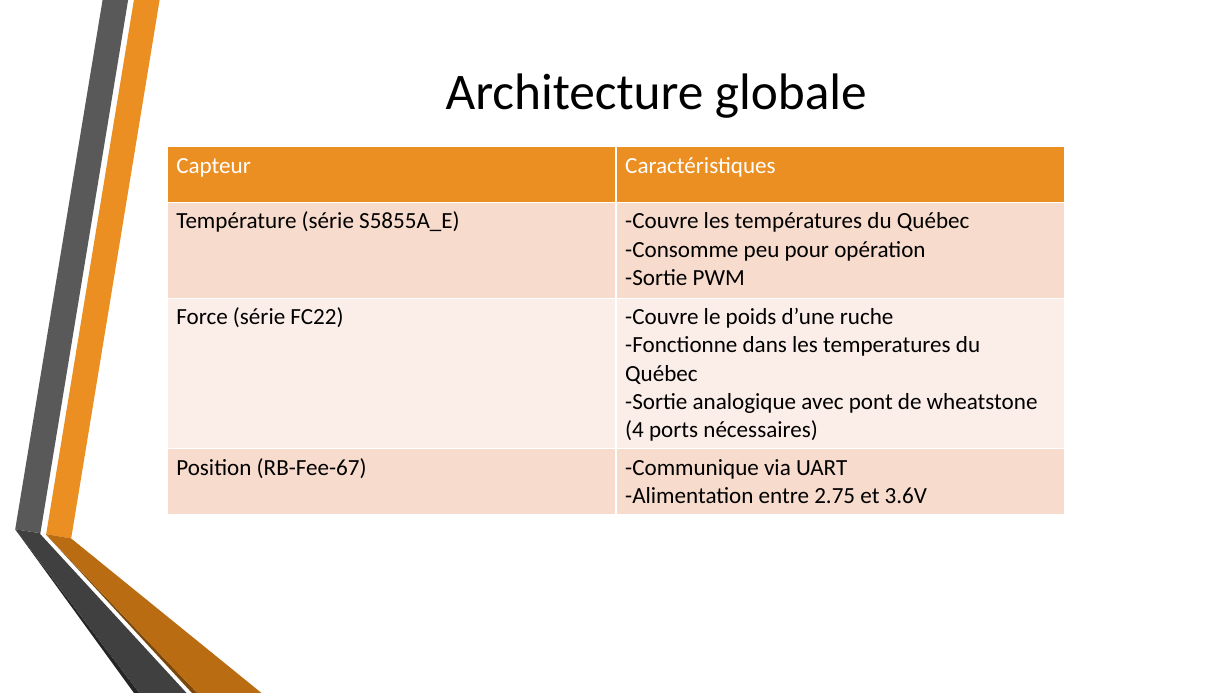
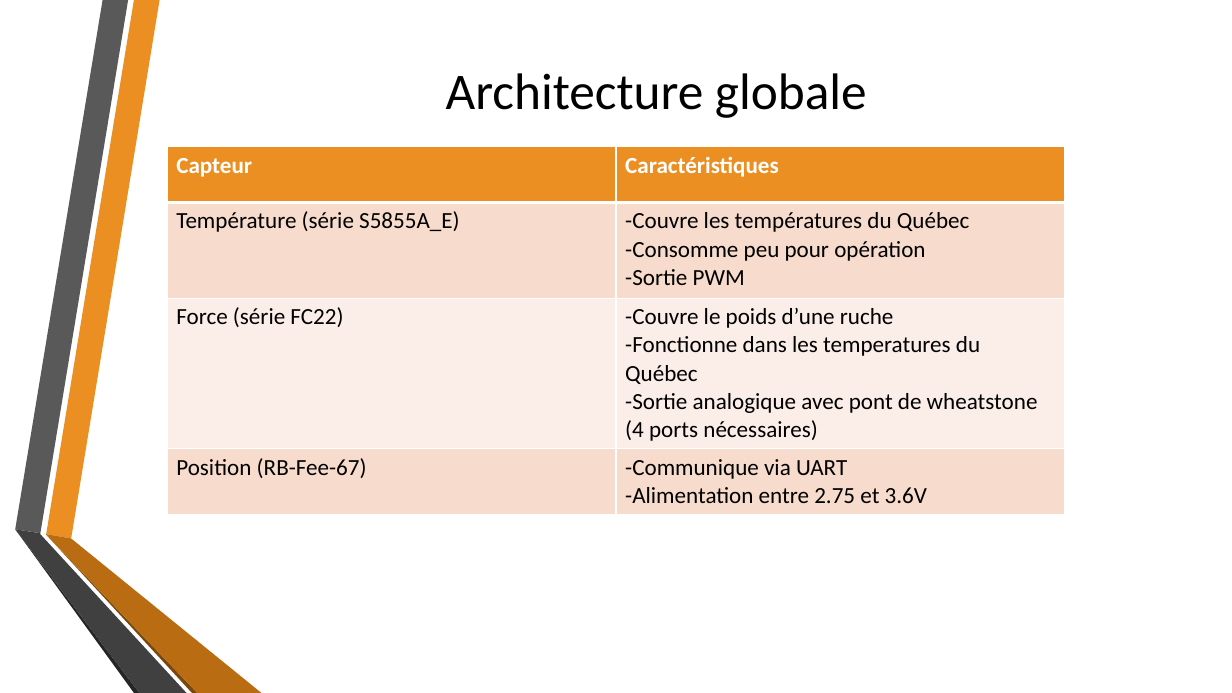
Before and after one commit to fisj2002/Projet_S6_Documentation, a slide deck: slide 8 of Dossier de Conception.pptx (slide 7 before the commit). Drawn at 1232x693 pixels with LibreOffice and Linux fonts; fonts in the diff are those of the drawing; background and template pictures are left out. Boxes give left, top, right and bottom in pixels: in the first picture for what was removed or moved away, otherwise in the second. Text is boxed around its words. In the diff, an @@ line names an element or a change of style, - is before the commit and + after.

```diff
--- a/Dossier de Conception.pptx
+++ b/Dossier de Conception.pptx
@@ table at <box>167,147,1066,511</box> @@
@@ bold on in "Capteur", "Caractéristiques" @@
```
Also in this commit, not shown: 2 slides added, 1 slide removed.
